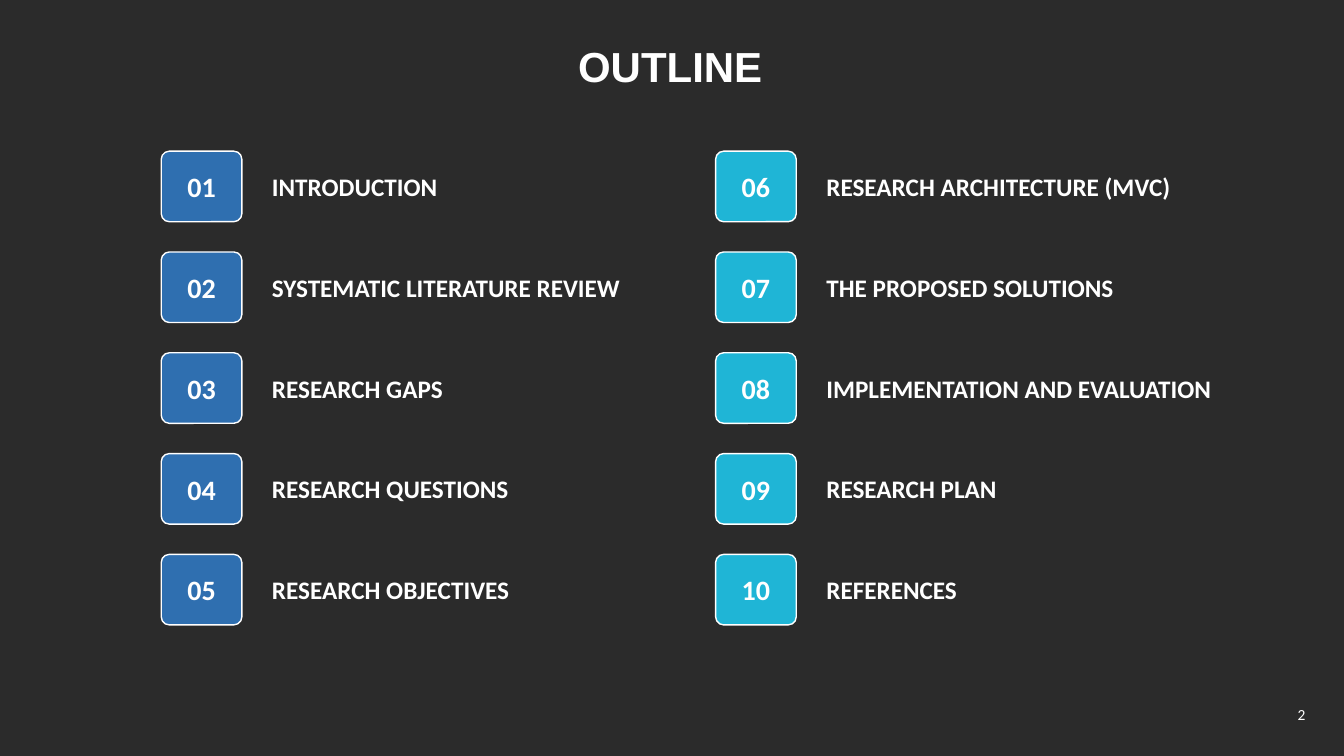
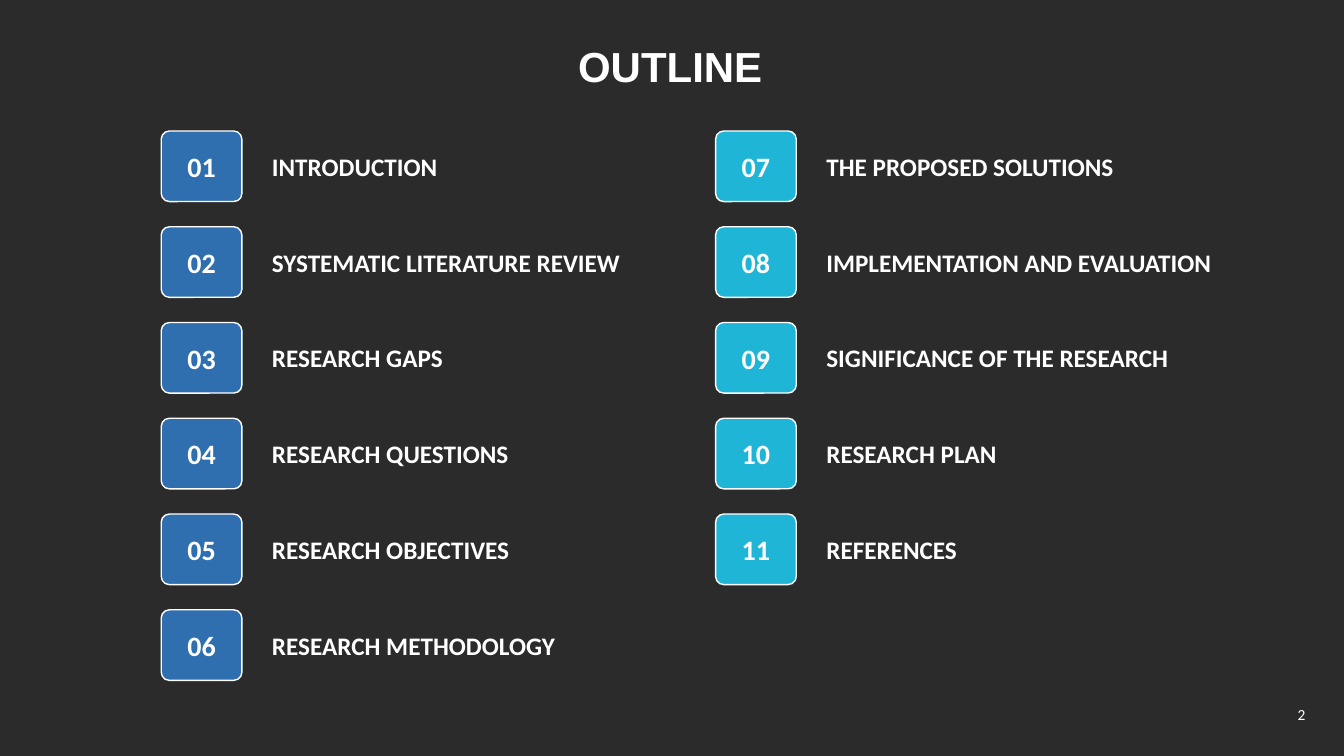
Before and after one commit to yasir12345678900/HealthRWA-Sepolia-Personal-try, a slide deck: slide 2 of docs/Yasir_CA2_Reassessment_Slides.pptx. Drawn at 1344x756 pixels with LibreOffice and Linux fonts; fonts in the diff are those of the drawing; background and template pictures are left out; a plain dark background stands for a picture behind light text. Boxes give left, top, right and bottom in pixels: in the first picture for what was removed or moved away, otherwise in the second. Text is boxed around its words. In the diff, an @@ line names an element or a change of style, - is before the commit and + after.

```diff
--- a/docs/Yasir_CA2_Reassessment_Slides.pptx
+++ b/docs/Yasir_CA2_Reassessment_Slides.pptx
@@ 2 texts, 1 rounded rectangle: place and size @@
-2 texts, 1 rounded rectangle at [161, 151, 437, 222]
+2 texts, 1 rounded rectangle at [161, 131, 437, 202]
@@ 2 texts, 1 rounded rectangle: place and size @@
-2 texts, 1 rounded rectangle at [716, 252, 1113, 323]
+2 texts, 1 rounded rectangle at [716, 131, 1113, 202]
@@ 2 texts, 1 rounded rectangle: place and size @@
-2 texts, 1 rounded rectangle at [161, 252, 620, 323]
+2 texts, 1 rounded rectangle at [161, 227, 620, 297]
@@ 2 texts, 1 rounded rectangle: place and size @@
-2 texts, 1 rounded rectangle at [716, 353, 1211, 423]
+2 texts, 1 rounded rectangle at [716, 227, 1211, 297]
@@ 2 texts, 1 rounded rectangle: place and size @@
-2 texts, 1 rounded rectangle at [161, 353, 443, 423]
+2 texts, 1 rounded rectangle at [161, 323, 443, 393]
@@ text "09": place and size @@
-text "09" at [742, 481, 770, 500]
+text "09" at [742, 350, 770, 369]
@@ rounded rectangle: place and size @@
-rounded rectangle at [716, 454, 797, 524]
+rounded rectangle at [716, 323, 797, 393]
@@ text added at [826, 350, 1169, 367], 18 pt, text #FFFFFF, bold @@
+SIGNIFICANCE OF THE RESEARCH
@@ text "10": place and size @@
-text "10" at [742, 581, 770, 600]
+text "10" at [742, 445, 770, 464]
@@ rounded rectangle: place and size @@
-rounded rectangle at [716, 555, 797, 625]
+rounded rectangle at [716, 418, 797, 489]
@@ 3 texts, 1 rounded rectangle: place and size @@
-3 texts, 1 rounded rectangle at [161, 454, 997, 524]
+3 texts, 1 rounded rectangle at [161, 418, 997, 489]
@@ rounded rectangle added at [716, 514, 797, 585], fill #1FB5D6, outline #FFFFFF 1 pt @@
@@ 3 texts, 1 rounded rectangle: place and size @@
-3 texts, 1 rounded rectangle at [161, 555, 957, 625]
+3 texts, 1 rounded rectangle at [161, 514, 957, 585]
@@ text added at [742, 541, 770, 560], 20 pt, text #FFFFFF, bold @@
+11
@@ text "06": place and size @@
-text "06" at [742, 178, 770, 197]
+text "06" at [187, 637, 215, 656]
@@ rounded rectangle: place and size @@
-rounded rectangle at [716, 151, 797, 222]
+rounded rectangle at [161, 610, 242, 681]
@@ rounded rectangle at [161, 610, 242, 681]: fill #1FB5D6 to #2F6FB0 @@
@@ text at [272, 638, 555, 655]: text changed @@
-RESEARCH ARCHITECTURE (MVC)
+RESEARCH METHODOLOGY
```
Also in this commit, not shown: 1 other slide changed, 6 slides added.
